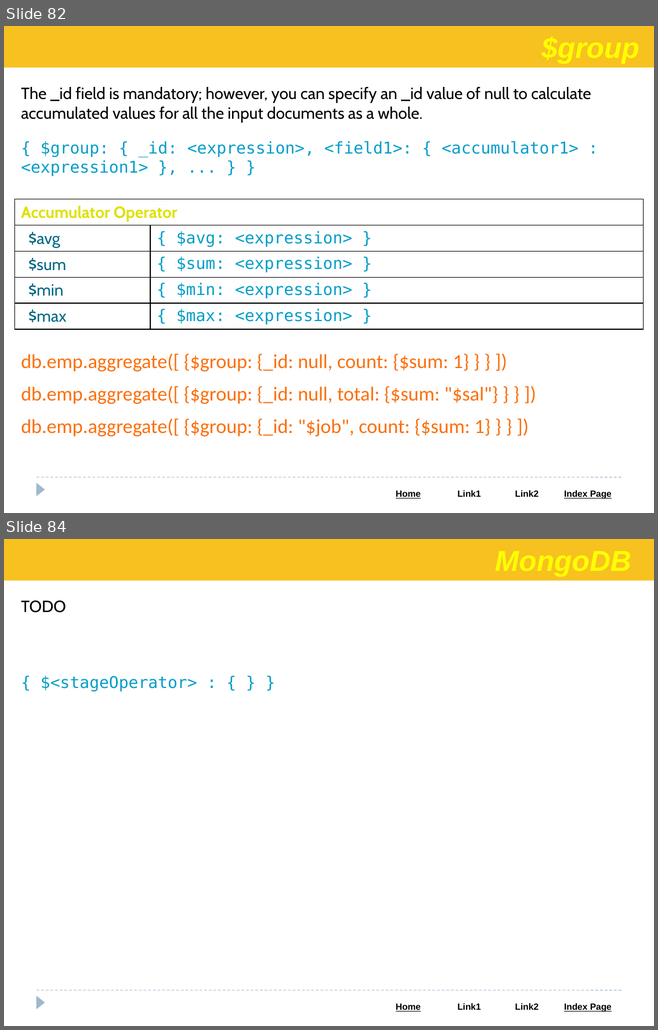
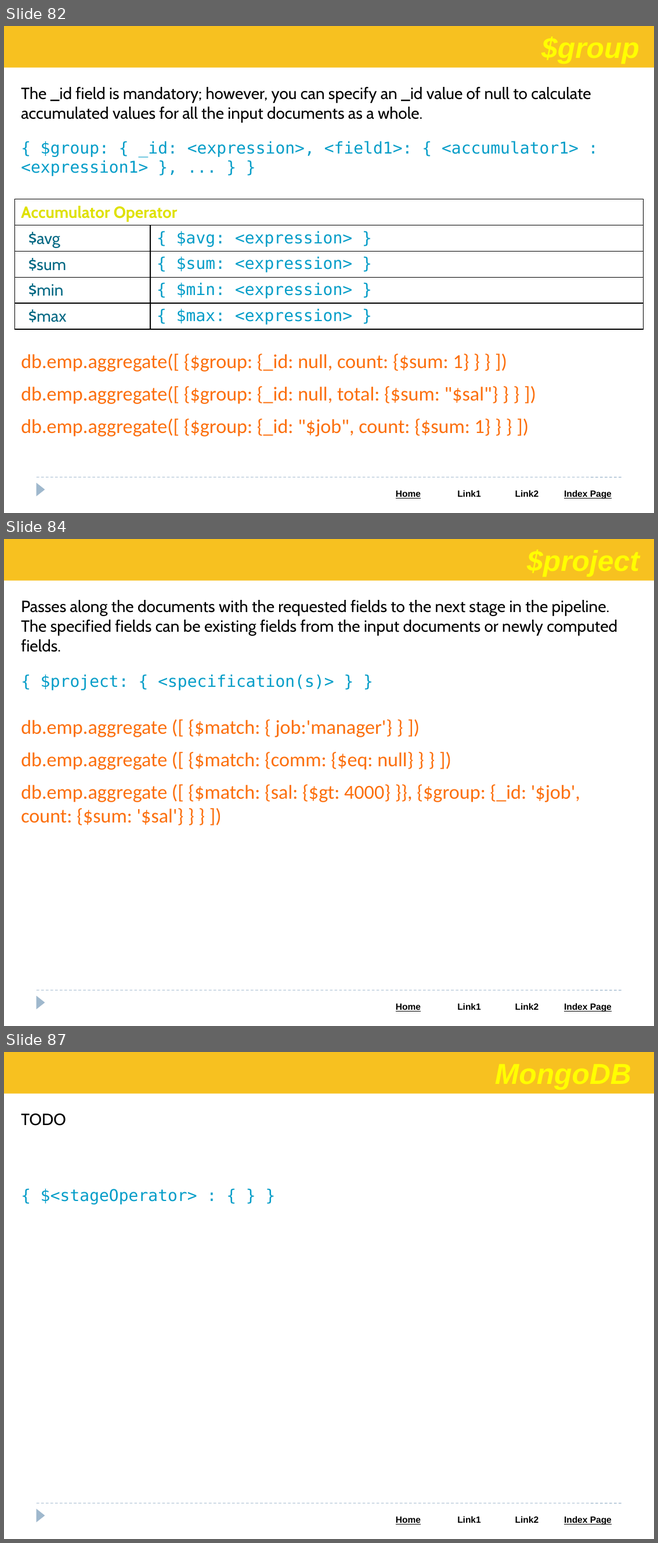
Before and after one commit to Saleel-Bagde/PPT-s, a slide deck: MongoDB PPT.pptx. Shown one above the other, each under a label of ours: slides 82 and 84 before the commit, slides 82, 84 and 87 after it; the slides between them are not shown. The pictures are 658x1030 and 658x1543 pixels, drawn with LibreOffice and Linux fonts; fonts in the diff are those of the drawing. Boxes give left, top, right and bottom in pixels: in the first picture for what was removed or moved away, otherwise in the second. Text is boxed around its words. In the diff, an @@ line names an element or a change of style, - is before the commit and + after.

```diff
--- a/MongoDB PPT.pptx
+++ b/MongoDB PPT.pptx
@@ slide 84 added at bbox=[4, 539, 654, 1026], background #FFFFFF; not listed: 3 template elements that a slide beside it also shows @@
@@ rectangle added at bbox=[4, 539, 654, 581], fill #F7C120 @@
@@ text added at bbox=[21, 600, 617, 652], 18 pt, text #000000 @@
+Passes along the documents with the requested fields to the next stage in the pipeline. The specified fields can be existing fields from the input documents or newly computed fields.
@@ text added at bbox=[41, 674, 333, 690], 18 pt, text #049DC8 @@
+{ $project: { <specification(s)> } }
@@ text added at bbox=[21, 719, 580, 826], 22 pt, text #FC6F0D @@
+db.emp.aggregate ([ {$match: { job:'manager'} } ])
+db.emp.aggregate ([ {$match: {comm: {$eq: null} } } ])
+db.emp.aggregate ([ {$match: {sal: {$gt: 4000} }}, {$group: {_id: '$job', count: {$sum: '$sal'} } } ])
@@ what was slide 84 is now slide 87 @@
```
Also in this commit, not shown: 1 slide changed, 2 other slides added.
